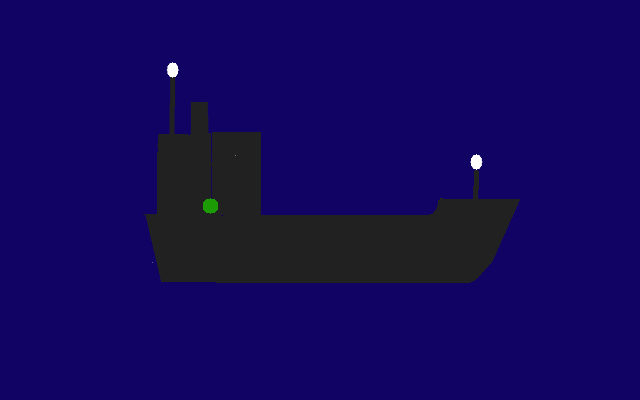
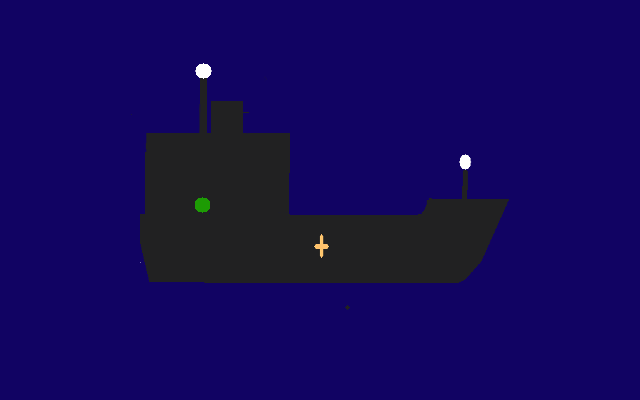
Layers edited between the first and the second 640x400 image:
added layer "stern light" above "chimney" over (195, 63, 212, 134)
added layer "chimney" above "ship" over (211, 101, 249, 133)
added layer "ship" above "frnt" over (130, 62, 517, 283)
added layer "frnt" above "Background" over (206, 132, 290, 213)
painted on "Background" over (142, 62, 521, 310)
